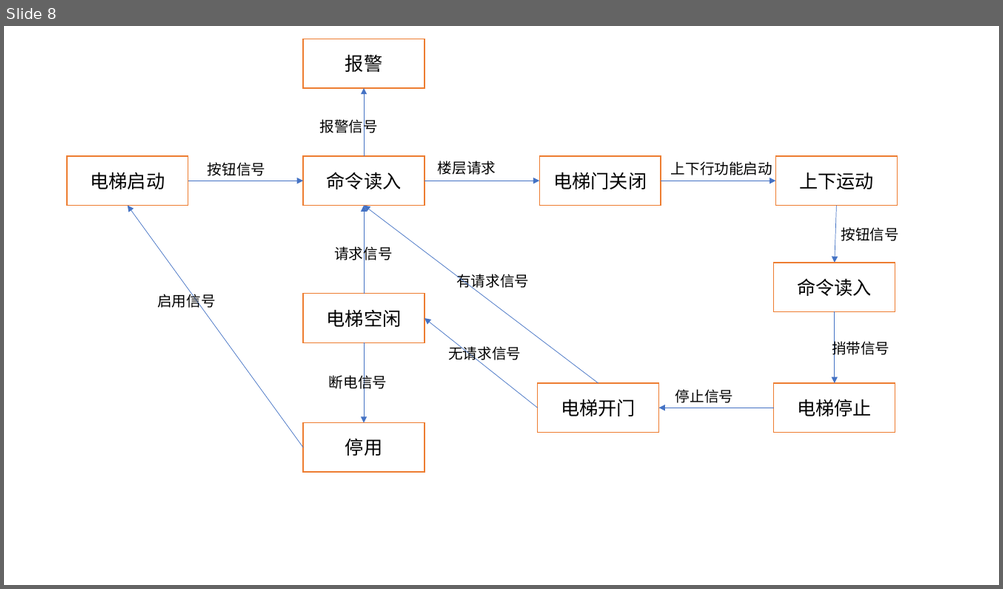
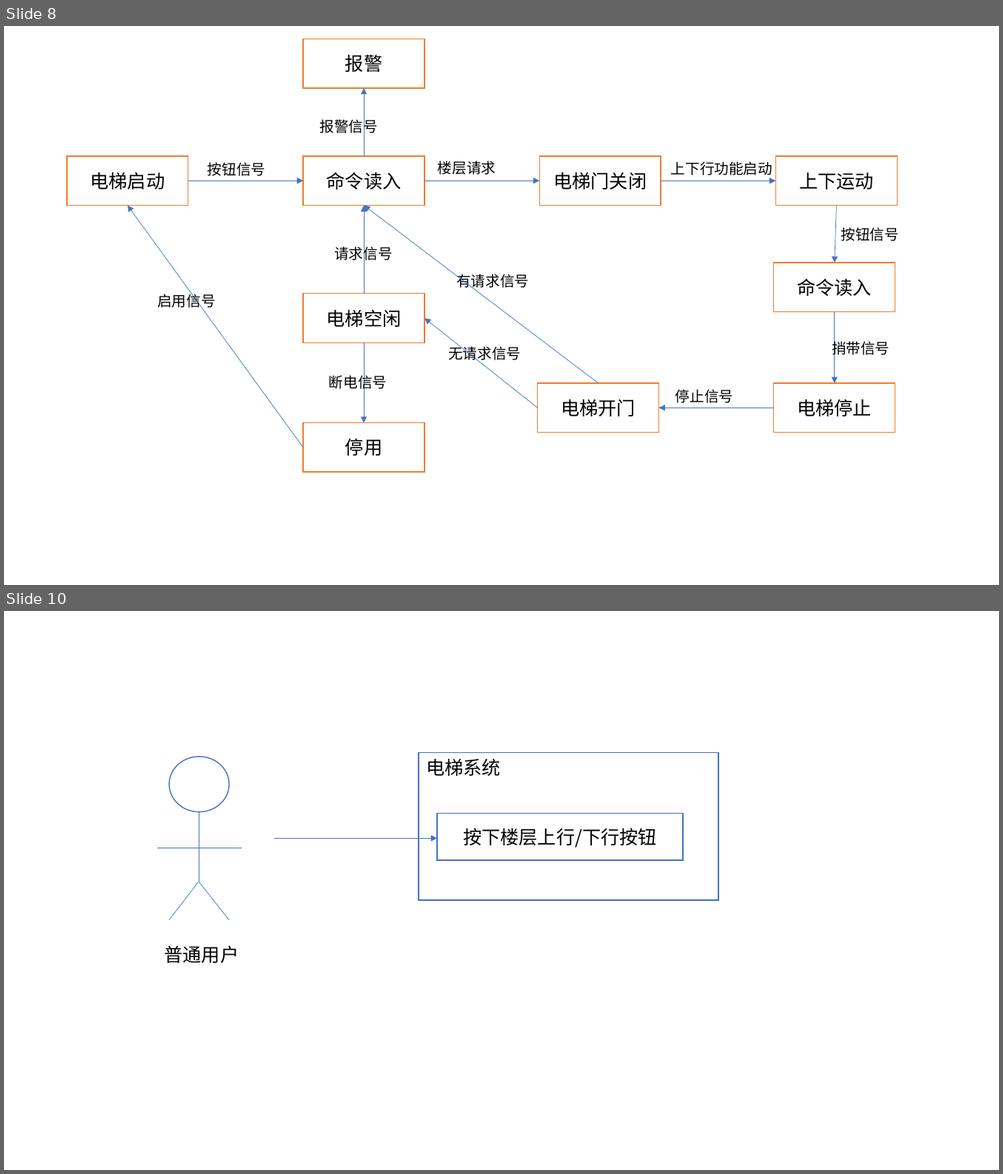
Before and after one commit to wygbuaa/Team1, a slide deck: 需求文档图.pptx. Shown one above the other, each under a label of ours: slide 8 before the commit, slides 8 and 10 after it; the slides between them are not shown. The pictures are 1003x589 and 1003x1174 pixels, drawn with LibreOffice and Linux fonts; fonts in the diff are those of the drawing. Boxes give left, top, right and bottom in pixels: in the first picture for what was removed or moved away, otherwise in the second. Text is boxed around its words. In the diff, an @@ line names an element or a change of style, - is before the commit and + after.

```diff
--- a/需求文档图.pptx
+++ b/需求文档图.pptx
@@ slide 10 added at bbox=[4, 611, 999, 1170], background #FFFFFF @@
@@ rectangle added at bbox=[419, 753, 719, 900], fill #FFFFFF, outline #4472C4 1 pt, 18 pt, text #000000 @@
+电梯系统
@@ rectangle added at bbox=[437, 813, 683, 860], fill #FFFFFF, outline #4472C4 1 pt, 18 pt, text #000000 @@
+按下楼层上行/下行按钮
@@ arrow added from (274, 839) to (437, 839), #4472C4 0.5 pt @@
@@ group added at bbox=[157, 757, 242, 920]: 4 lines, 1 ellipse @@
@@ text added at bbox=[164, 945, 239, 963], 18 pt, text #000000 @@
+普通用户
```
Also in this commit, not shown: 4 other slides added, 3 other files.
